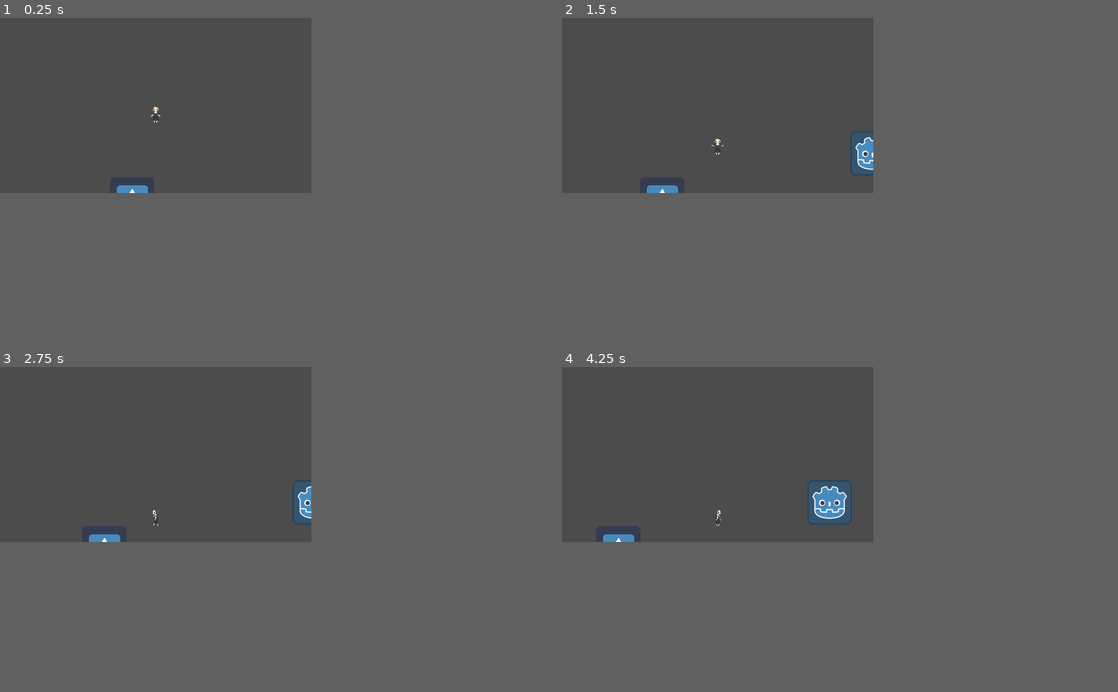
Above: before the commit, frames 1-4 (two rows, left to right).
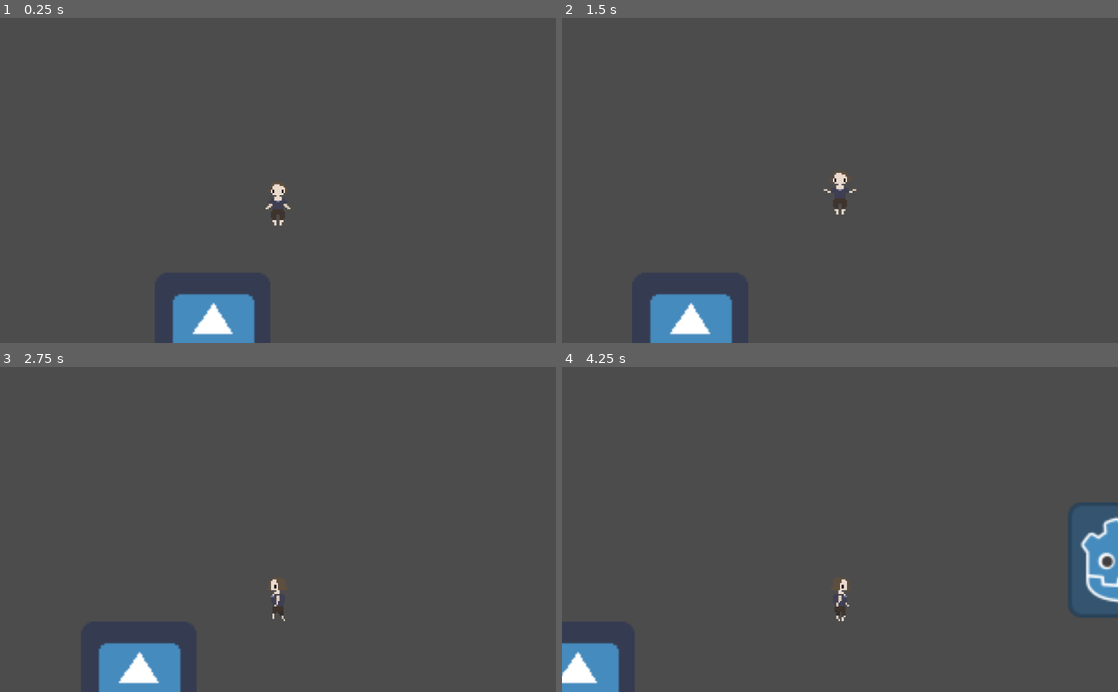
Above: after the commit, the same moments.

Repository: linasdev/qualia
Game: Godot game, scene res://scenes/scene1/scene1.tscn
Same seed, same stepped clock (60 frames per second), same inputs: the game is played once before the commit and once after it. The engine's default icon, where the game draws it, is replaced by a stand-in: a white triangle on a blue panel in a dark square.
Inputs:
- Up to frame 1 (0.25 s): no input
- Up to frame 2 (1.5 s): hold Right (ui_right) from 0.53 s (still down); tap Space (ui_select) at 0.77 s
- Up to frame 3 (2.75 s): tap Space (ui_select) at 1.52 s; release Right (ui_right) at 2.03 s; hold Left (ui_left) from 2.03 s (still down)
- Up to frame 4 (4.25 s): release Left (ui_left) at 2.78 s; hold Right (ui_right) from 2.78 s (still down); tap Space (ui_select) at 3.02, 3.77 s
In our replay, the window is 448x252 before the commit and 800x468 after it. These sizes can differ from the game's own. Grey fills any space a smaller window leaves; there, only what the larger window draws over its background counts as a difference.

The runs differ from the first frame. In frame 1, 2.6% of the frame differs, in the area x 21-53%, y 27-100%; in frame 2, 3.1%; in frame 3, 3.0%; in frame 4, 6.0%, in the area x 0-100%, y 34-100%.

Commit message:
Add a base scene for npc's and add a label above player explaining how to interact

Diff:
--- /dev/null
+++ b/entities/npc/npc.gd
@@ -0,0 +1,12 @@
+extends StaticBody2D
+
+
+
+func _on_interaction_range_entered(body):
+	if body.get_name() == "Player":
+		body.get_node("interaction_info").show()
+
+
+func _on_interaction_range_exited(body):
+	if body.get_name() == "Player":
+		body.get_node("interaction_info").hide()
--- /dev/null
+++ b/entities/npc/npc.tscn
@@ -0,0 +1,31 @@
+[gd_scene load_steps=5 format=2]
+
+[ext_resource path="res://entities/npc/npc.gd" type="Script" id=1]
+[ext_resource path="res://entities/npc/npc.png" type="Texture" id=2]
+
+[sub_resource type="RectangleShape2D" id=2]
+extents = Vector2( 55.5006, 43.0059 )
+
+[sub_resource type="RectangleShape2D" id=1]
+extents = Vector2( 15.997, 31.7736 )
+
+[node name="npc" type="StaticBody2D"]
+script = ExtResource( 1 )
+__meta__ = {
+"_edit_group_": true
+}
+
+[node name="interaction_range" type="Area2D" parent="."]
+
+[node name="interaction_range_collider" type="CollisionShape2D" parent="interaction_range"]
+shape = SubResource( 2 )
+
+[node name="Sprite" type="Sprite" parent="."]
+position = Vector2( -0.179254, 0 )
+scale = Vector2( 0.479075, 1 )
+texture = ExtResource( 2 )
+
+[node name="npc_collider" type="CollisionShape2D" parent="."]
+shape = SubResource( 1 )
+[connection signal="body_entered" from="interaction_range" to="." method="_on_interaction_range_entered"]
+[connection signal="body_exited" from="interaction_range" to="." method="_on_interaction_range_exited"]
--- a/entities/player/player.gd
+++ b/entities/player/player.gd
@@ -45,3 +45,6 @@
 	if jumping and is_on_floor():
 		jumping = false
 	velocity = move_and_slide(velocity, Vector2(0, -1))
+
+func _ready():
+	$interaction_info.hide()
--- a/entities/player/player.tscn
+++ b/entities/player/player.tscn
@@ -16,6 +16,7 @@
 
 [node name="camera" type="Camera2D" parent="."]
 current = true
+zoom = Vector2( 0.3, 0.3 )
 drag_margin_v_enabled = true
 drag_margin_top = 1.0
 drag_margin_bottom = 1.0
@@ -24,3 +25,14 @@
 frames = ExtResource( 2 )
 animation = "idle"
 playing = true
+
+[node name="interaction_info" type="Label" parent="."]
+margin_left = -20.8551
+margin_top = -18.2707
+margin_right = 102.145
+margin_bottom = -4.27075
+rect_scale = Vector2( 0.340038, 0.329349 )
+text = "Press 'e' to interact"
+__meta__ = {
+"_edit_use_anchors_": false
+}
--- a/project.godot
+++ b/project.godot
@@ -18,37 +18,3 @@
 config/name="Qualia"
 run/main_scene="res://scenes/scene1/scene1.tscn"
 config/icon="res://scenes/common/assets/icon.png"
-
-[display]
-
-window/size/width=448
-window/size/height=252
-window/stretch/mode="2d"
-window/stretch/aspect="keep"
-
-[importer_defaults]
-
-texture={
-"compress/bptc_ldr": 0,
-"compress/hdr_mode": 0,
-"compress/lossy_quality": 0.7,
-"compress/mode": 0,
-"compress/normal_map": 0,
-"detect_3d": false,
-"flags/anisotropic": false,
-"flags/filter": false,
-"flags/mipmaps": false,
-"flags/repeat": 0,
-"flags/srgb": 2,
-"process/HDR_as_SRGB": false,
-"process/fix_alpha_border": true,
-"process/invert_color": false,
-"process/premult_alpha": false,
-"size_limit": 0,
-"stream": false,
-"svg/scale": 1.0
-}
-
-[rendering]
-
-quality/2d/use_pixel_snap=true
--- a/scenes/scene1/scene1.tscn
+++ b/scenes/scene1/scene1.tscn
@@ -1,8 +1,9 @@
-[gd_scene load_steps=5 format=2]
+[gd_scene load_steps=6 format=2]
 
 [ext_resource path="res://entities/player/player.tscn" type="PackedScene" id=1]
 [ext_resource path="res://scenes/common/assets/icon.png" type="Texture" id=2]
 [ext_resource path="res://entities/scene_changer/scene_changer.tscn" type="PackedScene" id=3]
+[ext_resource path="res://entities/npc/npc.tscn" type="PackedScene" id=4]
 
 [sub_resource type="RectangleShape2D" id=1]
 extents = Vector2( 1845.14, 39.816 )
@@ -20,8 +21,11 @@
 texture = ExtResource( 2 )
 
 [node name="Player" parent="." instance=ExtResource( 1 )]
-position = Vector2( 4.51752, 73.7061 )
+position = Vector2( 7.08963, 126.006 )
 
 [node name="scene_changer" parent="." instance=ExtResource( 3 )]
 position = Vector2( 274.259, 142.885 )
 target_scene = "res://scenes/scene2/scene2.tscn"
+
+[node name="npc" parent="." instance=ExtResource( 4 )]
+position = Vector2( -218.274, 143.939 )
--- a/scenes/scene2/scene2.tscn
+++ b/scenes/scene2/scene2.tscn
@@ -9,7 +9,7 @@
 [node name="Scene2" type="Node2D"]
 
 [node name="Player" parent="." instance=ExtResource( 2 )]
-position = Vector2( 316.125, 58.8486 )
+position = Vector2( 306.602, 155.435 )
 
 [node name="StaticBody2D" type="StaticBody2D" parent="."]
 position = Vector2( 334.652, 280.237 )
Binary file added: entities/npc/npc.png
Not shown, added: entities/npc/npc.png.import
